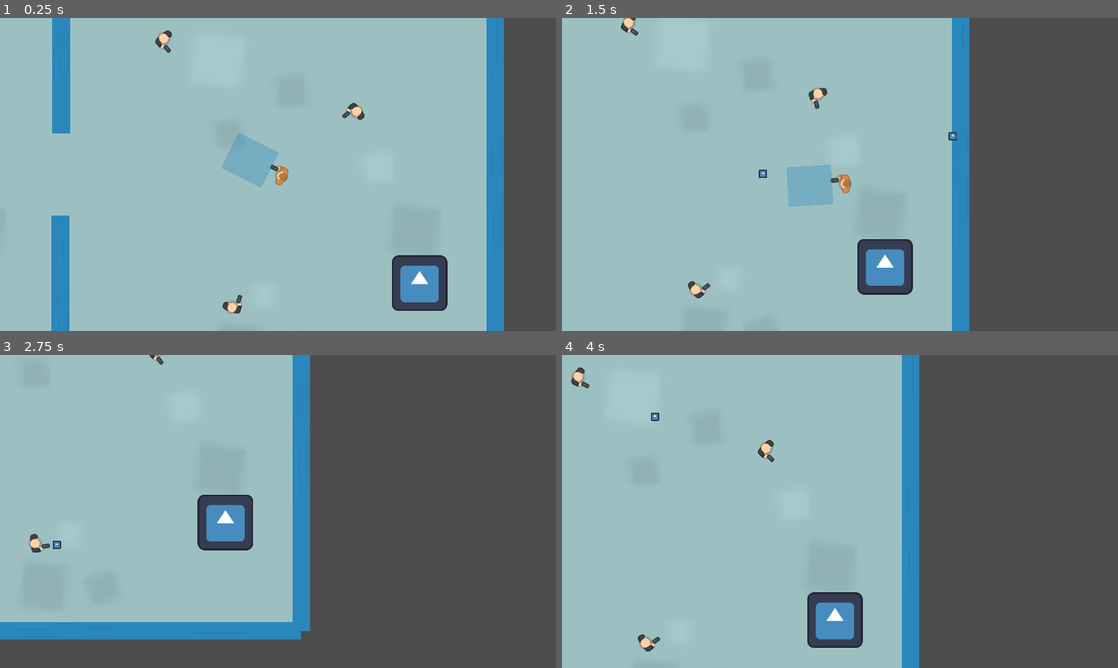
Above: before the commit, frames 1-4 (two rows, left to right).
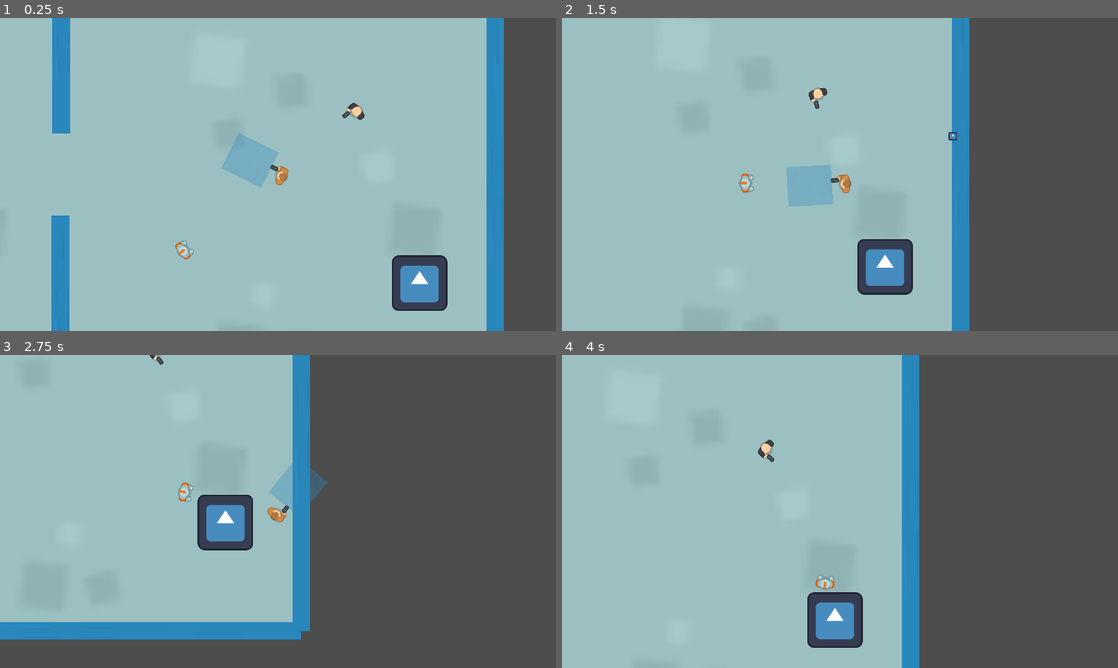
Above: after the commit, the same moments.

Repository: dmq262/Shadow-Stallion
Game: Godot game, scene res://scenes/main.tscn
The game is run twice, just before and just after one commit, with the same random seed, the same clock (stepped at 60 frames per second) and the same inputs. The engine's default icon, where the game draws it, is replaced by a stand-in: a white triangle on a blue panel in a dark square. Sound files missing from this copy of the repository are replaced by a short silence.
Inputs (mouse positions are in pixels of both pictures, inside the frame that each line leads up to):
- Up to frame 1 (0.25 s): no input
- Up to frame 2 (1.5 s): move the mouse to (962, 158) at 0.52 s; hold D (move_right) 0.53-1.28 s; click (962, 158) at 0.6 s; move the mouse to (728, 190) at 1.27 s; hold S (move_down) from 1.28 s (still down); right-click (728, 190) at 1.35 s
- Up to frame 3 (2.75 s): click (166, 527) at 1.55 s; move the mouse to (333, 442) at 2.02 s; release S (move_down) at 2.03 s; hold D (move_right) from 2.03 s (still down); tap Shift (dash) at 2.1 s; click (333, 442) at 2.3 s
- Up to frame 4 (4 s): move the mouse to (812, 574) at 2.77 s; release D (move_right) at 2.78 s; hold W (move_up) 2.78-3.53 s; click (812, 574) at 2.85 s; move the mouse to (1006, 558) at 3.52 s; hold A (move_left) from 3.53 s (still down); click (1006, 558) at 3.6 s

The runs differ from the first frame. In frame 1, 0.3% of the frame differs, in the area x 27-44%, y 4-95%; in frame 2, 0.4%; in frame 3, 0.9%, in the area x 5-59%, y 34-64%; in frame 4, 0.4%.

Commit message:
Implemented Pathfinding and Melee enemies

Diff:
--- /dev/null
+++ b/scenes/astar_generator.gd
@@ -0,0 +1,47 @@
+extends Node
+
+var room_size
+var grid_size
+var cell_size
+var astar = AStarGrid2D.new()
+
+func generate_astar(room_size_input = 1000, grid_size_input = 5, cell_size_input = 40):
+	#Set variables
+	room_size = room_size_input
+	grid_size = grid_size_input
+	cell_size = cell_size_input
+
+	#Set up AstarGrid
+	astar.region = Rect2i(0, 0, (room_size * grid_size) / cell_size, (room_size * grid_size) / cell_size)
+	astar.cell_size = Vector2i(cell_size, cell_size)
+	astar.diagonal_mode = AStarGrid2D.DIAGONAL_MODE_AT_LEAST_ONE_WALKABLE
+	astar.update()
+
+	#Generate Unwalkable areas
+	for node in get_tree().get_nodes_in_group("unwalkable"):
+		#Get location of area
+		var point1 = Vector2i((node.get_node('top_left').global_position + Vector2((room_size * grid_size) / 2, (room_size * grid_size) / 2))/ cell_size)
+		var point2 = Vector2i((node.get_node('bottom_right').global_position + Vector2((room_size * grid_size) / 2, (room_size * grid_size) / 2))/ cell_size)
+		var rect_position = Vector2i()
+		if point1.x > point2.x:
+			rect_position.x = point2.x - 1
+		else:
+			rect_position.x = point1.x - 1
+		if point1.y > point2.y:
+			rect_position.y = point2.y - 1
+		else:
+			rect_position.y = point1.y - 1
+
+		#Get Size of area
+		var rect_width = abs(point1.x - point2.x) + 2
+		var rect_height = abs(point1.y - point2.y) + 2
+
+		astar.fill_solid_region(Rect2i(rect_position, Vector2i(rect_width, rect_height)))
+
+	#Assign Astar to enemies
+	for node in get_tree().get_nodes_in_group('enemy'):
+		if 'astar' in node:
+			node.astar = astar
+			node.room_size = room_size
+			node.grid_size = grid_size
+			node.cell_size = cell_size
--- /dev/null
+++ b/scenes/enemy_melee.gd
@@ -0,0 +1,97 @@
+extends CharacterBody2D
+
+var speed = 200
+var active = false
+var player
+var cooldown = 0
+var cooldown_progress = 3
+var health = 100
+
+#Pathfinding Variables, assigned by 'astar_generator'
+var astar
+var path = []
+var old_destination
+var room_size
+var grid_size
+var cell_size
+var target
+
+func _ready():
+	active = false
+	player = get_tree().current_scene.get_node('player')
+	if player == null:
+		print('player not found')
+
+
+func _physics_process(delta):
+	#Do nothing if unable to find player, or not active
+	if player == null or (not active):
+		return
+
+	if Input.is_action_just_pressed('shoot'):
+		#astar_generator.test(get_global_mouse_position())
+		pass
+
+	#Process movement
+	if astar != null:
+		process_movement(delta)
+
+	#Die when health reaches 0
+	if health <= 0:
+		die()
+
+	look_at(player.position)
+
+
+func test(destination):
+	#Convert current and destination coordinations to Astargrid coordinates
+	var current_point = (Vector2.ZERO + Vector2((room_size * grid_size) / 2, (room_size * grid_size) / 2)) / cell_size
+	current_point = Vector2i(current_point)
+	var destination_point = (destination + Vector2((room_size * grid_size) / 2, (room_size * grid_size) / 2)) / cell_size
+	destination_point = Vector2i(destination_point)
+
+
+	#Get Path, returns AstarGrid coordinates(in pixels), need to offset back to world coordinates
+	var path = astar.get_id_path(current_point, destination_point)
+	print(path)
+
+
+func process_movement(delta):
+	#Convert enemy and player coordinates to AstaGrid Coordinates
+	var current_point = (global_position + Vector2((room_size * grid_size) / 2, (room_size * grid_size) / 2)) / cell_size
+	current_point = Vector2i(current_point)
+	var destination_point = (player.global_position + Vector2((room_size * grid_size) / 2, (room_size * grid_size) / 2)) / cell_size
+	destination_point = Vector2i(destination_point)
+
+	#In case enemy gets activated while player is in unwalkable area
+	if target == null:
+		target = current_point
+
+	#If player's AstarGrid Coordinates changed, then get new path
+	if destination_point != old_destination:
+		var new_path = Array(astar.get_id_path(current_point, destination_point))
+		old_destination = destination_point
+
+		#Set path if new path is not empty
+		if not new_path.is_empty():
+			path = new_path
+
+	print(target, path)
+
+
+	#If further than 3 cells away, and current cell has reached target, get new target
+	if path.size() > 2 and current_point == Vector2i(target):
+		print('new target', target, path)
+		target = path.pop_front()
+
+	#Set velocity and move
+	velocity = Vector2i(target) - current_point
+	velocity.normalized()
+
+	var collision = move_and_collide(velocity * delta * speed)
+	if collision:
+		velocity = velocity.slide(collision.get_normal())
+		move_and_collide(velocity * delta * speed)
+
+func die():
+	queue_free()
--- /dev/null
+++ b/scenes/enemy_melee.tscn
@@ -0,0 +1,16 @@
+[gd_scene load_steps=4 format=3 uid="uid://chdfb7a3ytnyo"]
+
+[ext_resource type="Texture2D" uid="uid://cmygsj2xf6kj" path="res://art/kenny_top_down_shooter/PNG/Robot 1/robot1_hold.png" id="1_jkp1e"]
+[ext_resource type="Script" path="res://scenes/enemy_melee.gd" id="1_x3320"]
+
+[sub_resource type="CircleShape2D" id="CircleShape2D_52tsa"]
+radius = 26.0768
+
+[node name="enemy_melee" type="CharacterBody2D" groups=["enemy"]]
+script = ExtResource("1_x3320")
+
+[node name="Sprite2D" type="Sprite2D" parent="."]
+texture = ExtResource("1_jkp1e")
+
+[node name="CollisionShape2D" type="CollisionShape2D" parent="."]
+shape = SubResource("CircleShape2D_52tsa")
--- a/scenes/main.gd
+++ b/scenes/main.gd
@@ -12,3 +12,4 @@
 func game_start():
 	$music.play()
 	$room_generator.generate_rooms()
+	$astar_generator.generate_astar()
--- a/scenes/main.tscn
+++ b/scenes/main.tscn
@@ -8,6 +8,7 @@
 [ext_resource type="PackedScene" uid="uid://bgh751mybevw0" path="res://scenes/wall_door.tscn" id="4_1sgyl"]
 [ext_resource type="Texture2D" uid="uid://bclxufr4qgaob" path="res://art/icon.svg" id="4_ktlkw"]
 [ext_resource type="PackedScene" uid="uid://ctojywrvgekv8" path="res://scenes/room_1.tscn" id="5_pvomk"]
+[ext_resource type="Script" path="res://scenes/astar_generator.gd" id="6_b3nrf"]
 
 [node name="main" type="Node"]
 script = ExtResource("1_ycr1g")
@@ -18,6 +19,9 @@
 wall_scene_door = ExtResource("4_1sgyl")
 room_scenes = [ExtResource("5_pvomk")]
 
+[node name="astar_generator" type="Node" parent="."]
+script = ExtResource("6_b3nrf")
+
 [node name="player" parent="." instance=ExtResource("1_chdsk")]
 
 [node name="music" type="AudioStreamPlayer" parent="."]
--- a/scenes/room_1.tscn
+++ b/scenes/room_1.tscn
@@ -1,8 +1,9 @@
-[gd_scene load_steps=5 format=3 uid="uid://ctojywrvgekv8"]
+[gd_scene load_steps=6 format=3 uid="uid://ctojywrvgekv8"]
 
 [ext_resource type="Script" path="res://scenes/room.gd" id="1_mlc48"]
 [ext_resource type="Texture2D" uid="uid://c55ju2fsp2bj2" path="res://art/kenny_top_down_shooter/PNG/Tiles/tile_07.png" id="2_3gj7r"]
 [ext_resource type="PackedScene" uid="uid://fyigbswlhc3n" path="res://scenes/enemy_ranged.tscn" id="3_mmfld"]
+[ext_resource type="PackedScene" uid="uid://chdfb7a3ytnyo" path="res://scenes/enemy_melee.tscn" id="4_6qrex"]
 
 [sub_resource type="RectangleShape2D" id="RectangleShape2D_47gnu"]
 size = Vector2(953, 950)
@@ -11,6 +12,7 @@
 script = ExtResource("1_mlc48")
 
 [node name="Sprite2D" type="Sprite2D" parent="."]
+z_index = -1
 position = Vector2(7.62939e-05, 0.499966)
 scale = Vector2(15.625, 15.6406)
 texture = ExtResource("2_3gj7r")
@@ -28,10 +30,7 @@
 [node name="enemy_ranged" parent="." instance=ExtResource("3_mmfld")]
 position = Vector2(174, -139)
 
-[node name="enemy_ranged3" parent="." instance=ExtResource("3_mmfld")]
-position = Vector2(-257, -306)
-
-[node name="enemy_ranged2" parent="." instance=ExtResource("3_mmfld")]
-position = Vector2(-103, 297)
+[node name="enemy_melee" parent="." instance=ExtResource("4_6qrex")]
+position = Vector2(-260, 204)
 
 [connection signal="body_entered" from="." to="." method="_on_body_entered"]
--- /dev/null
+++ b/scenes/unwalkable.tscn
@@ -0,0 +1,9 @@
+[gd_scene format=3 uid="uid://cocjxwr5hoqg6"]
+
+[node name="unwalkable" type="Node2D" groups=["unwalkable"]]
+
+[node name="top_left" type="Marker2D" parent="."]
+position = Vector2(-50, -50)
+
+[node name="bottom_right" type="Marker2D" parent="."]
+position = Vector2(50, 50)
--- a/scenes/wall_door.tscn
+++ b/scenes/wall_door.tscn
@@ -1,6 +1,7 @@
-[gd_scene load_steps=3 format=3 uid="uid://bgh751mybevw0"]
+[gd_scene load_steps=4 format=3 uid="uid://bgh751mybevw0"]
 
 [ext_resource type="Texture2D" uid="uid://cq1uji5x58f52" path="res://art/kenny_top_down_shooter/PNG/Tiles/tile_19.png" id="1_3r24d"]
+[ext_resource type="PackedScene" uid="uid://cocjxwr5hoqg6" path="res://scenes/unwalkable.tscn" id="2_ukba5"]
 
 [sub_resource type="RectangleShape2D" id="RectangleShape2D_dp022"]
 size = Vector2(41, 405.75)
@@ -30,3 +31,11 @@
 
 [node name="bottom_right" type="Marker2D" parent="."]
 position = Vector2(20, 500)
+
+[node name="unwalkable" parent="." instance=ExtResource("2_ukba5")]
+position = Vector2(0, 297)
+scale = Vector2(0.4, 4)
+
+[node name="unwalkable2" parent="." instance=ExtResource("2_ukba5")]
+position = Vector2(0, -297)
+scale = Vector2(0.4, 4.1)
--- a/scenes/wall_solid.tscn
+++ b/scenes/wall_solid.tscn
@@ -1,6 +1,7 @@
-[gd_scene load_steps=3 format=3 uid="uid://t8wfyw8o5x4y"]
+[gd_scene load_steps=4 format=3 uid="uid://t8wfyw8o5x4y"]
 
 [ext_resource type="Texture2D" uid="uid://cq1uji5x58f52" path="res://art/kenny_top_down_shooter/PNG/Tiles/tile_19.png" id="1_dp6ok"]
+[ext_resource type="PackedScene" uid="uid://cocjxwr5hoqg6" path="res://scenes/unwalkable.tscn" id="2_ho0xs"]
 
 [sub_resource type="RectangleShape2D" id="RectangleShape2D_sj516"]
 size = Vector2(40, 1000)
@@ -20,3 +21,6 @@
 
 [node name="bottom_right" type="Marker2D" parent="."]
 position = Vector2(20, 500)
+
+[node name="unwalkable" parent="." instance=ExtResource("2_ho0xs")]
+scale = Vector2(0.4, 10)
Not shown: 1 places in scenes/main.tscn that only renumber resources
